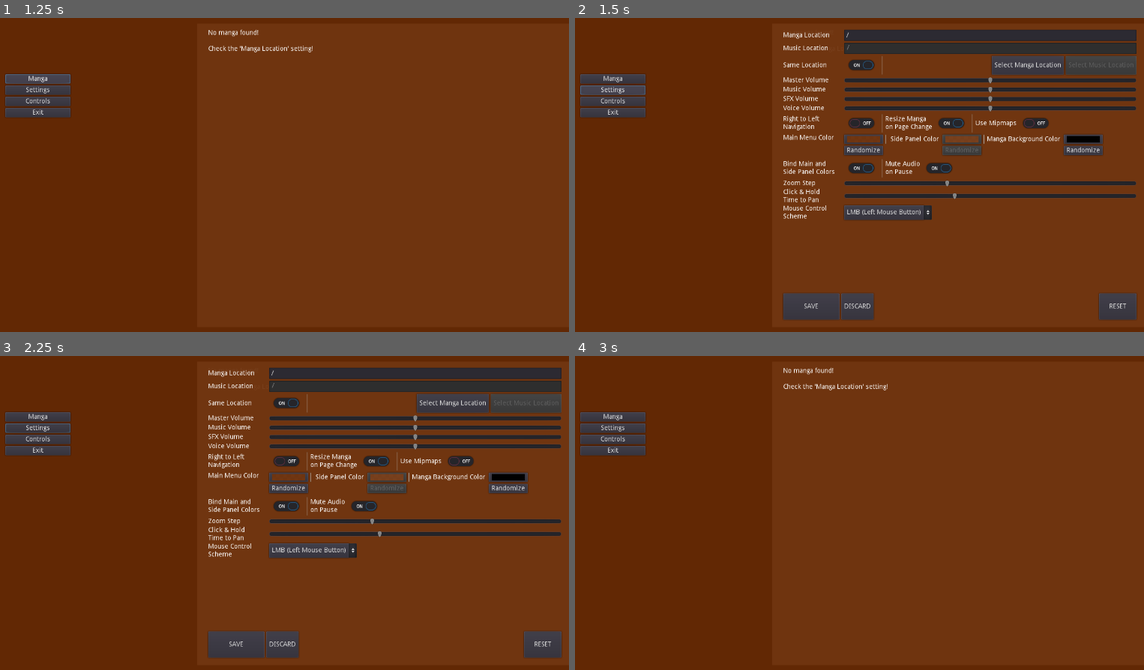
Above: before the commit, frames 1-4 (two rows, left to right).
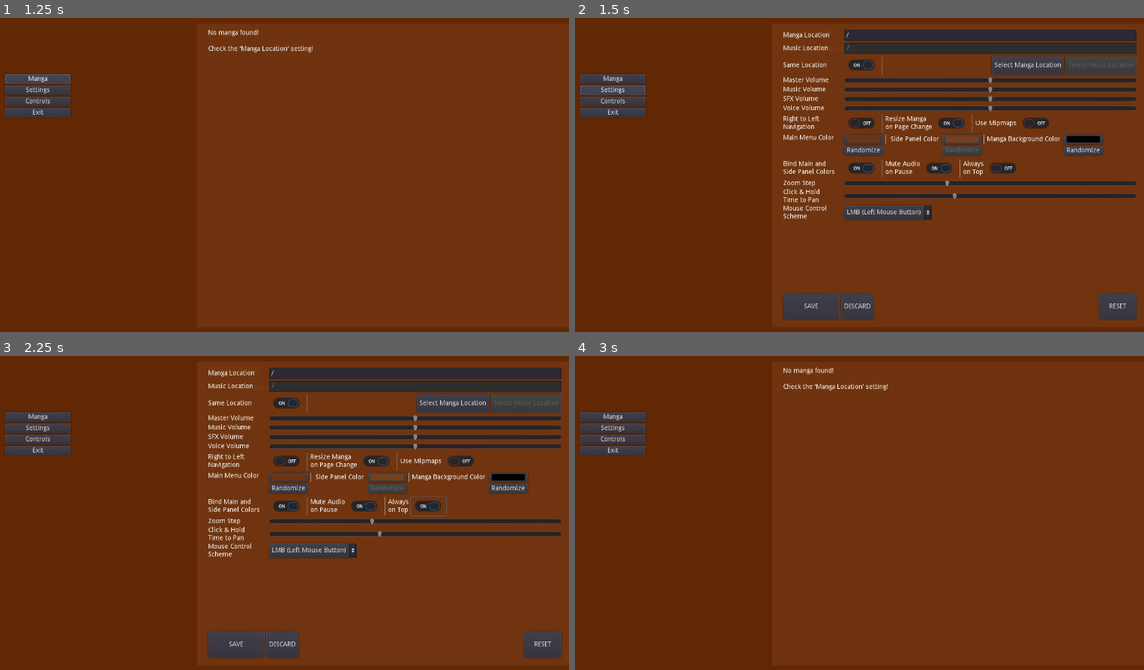
Above: after the commit, the same moments.

Repository: MrPoblin/Sound-Manga-Reader-Godot
Game: Godot game, scene res://Scenes/UI/Main.tscn
The game is run twice, just before and just after one commit, with the same random seed, the same clock (stepped at 60 frames per second) and the same inputs. The engine's default icon, where the game draws it, is replaced by a stand-in: a white triangle on a blue panel in a dark square.
Inputs (mouse positions are in pixels of both pictures, inside the frame that each line leads up to):
- Up to frame 1 (1.25 s): click "Manga" at 0.5 s
- Up to frame 2 (1.5 s): click "Settings" at 1.25 s
- Up to frame 3 (2.25 s): click (426, 506) at 2.02 s
- Up to frame 4 (3 s): click "SAVE" at 2.75 s

Frame 1 is identical in both runs. In frame 2, 0.2% of the frame differs, in the area x 67-78%, y 44-51%; in frame 3, 0.3%, in the area x 0-79%, y 21-52%; in frame 4, nothing differs.

Commit message:
Always on Top setting

Diff:
--- a/Scenes/UI/Settings.tscn
+++ b/Scenes/UI/Settings.tscn
@@ -354,7 +354,7 @@
 margin_top = 276.0
 margin_right = 1216.0
 margin_bottom = 316.0
-columns = 4
+columns = 7
 
 [node name="c_bind_col" type="CheckButton" parent="set/SettingScroll/SettingGrid/OtherGrid3"]
 margin_right = 76.0
@@ -377,6 +377,25 @@
 [node name="c_mute_on_pause" type="CheckButton" parent="set/SettingScroll/SettingGrid/OtherGrid3"]
 margin_left = 166.0
 margin_right = 242.0
+margin_bottom = 40.0
+mouse_default_cursor_shape = 2
+
+[node name="sep6" type="VSeparator" parent="set/SettingScroll/SettingGrid/OtherGrid3"]
+margin_left = 246.0
+margin_right = 250.0
+margin_bottom = 40.0
+
+[node name="l_on_top" type="Label" parent="set/SettingScroll/SettingGrid/OtherGrid3"]
+margin_left = 254.0
+margin_top = 4.0
+margin_right = 298.0
+margin_bottom = 35.0
+text = "Always
+on Top"
+
+[node name="c_on_top" type="CheckButton" parent="set/SettingScroll/SettingGrid/OtherGrid3"]
+margin_left = 302.0
+margin_right = 378.0
 margin_bottom = 40.0
 mouse_default_cursor_shape = 2
 
--- a/Scripts/Config.gd
+++ b/Scripts/Config.gd
@@ -17,6 +17,7 @@
 	config.set_value("controls", "long_click", 0.2)
 	config.set_value("controls", "mipmaps", false)
 	config.set_value("controls", "mouseScheme", 0)
+	config.set_value("controls", "onTop", false)
 	config.set_value("color", "bind", true)
 	randomize()
 	var tempCol = Color(randf(),randf(),randf(), 1.05)*0.9
--- a/Scripts/UI/Main.gd
+++ b/Scripts/UI/Main.gd
@@ -9,6 +9,9 @@
 	load_bus(1, Config.config.get_value("audio", "music"))
 	load_bus(2, Config.config.get_value("audio", "sfx"))
 	load_bus(3, Config.config.get_value("audio", "voice"))
+
+	if(Config.config.get_value("controls", "onTop")): OS.set_window_always_on_top(true)
+	else: OS.set_window_always_on_top(false)
 
 
 func _input(event):
--- a/Scripts/UI/SettingGrid.gd
+++ b/Scripts/UI/SettingGrid.gd
@@ -23,6 +23,7 @@
 	$OtherGrid3/c_bind_col.pressed = Config.config.get_value("color", "bind", true)
 	$OtherGrid3/c_mute_on_pause.pressed = Config.config.get_value("controls", "mute_on_pause", true)
 	$op_scheme.select(Config.config.get_value("controls", "mouseScheme", 0))
+	$OtherGrid3/c_on_top.pressed = Config.config.get_value("controls", "onTop", false)
 
 
 func _on_c_same_toggled(button_pressed):
@@ -71,6 +72,7 @@
 	Config.config.set_value("controls", "long_click", $s_long_click.value)
 	Config.config.set_value("controls", "mipmaps", $OtherGrid/c_use_mipmaps.pressed)
 	Config.config.set_value("controls", "mouseScheme", $op_scheme.get_selected())
+	Config.config.set_value("controls", "onTop", $OtherGrid3/c_on_top.pressed)
 	Config.config.save("user://config.cfg")
 	update_values()
 	get_tree().reload_current_scene()
